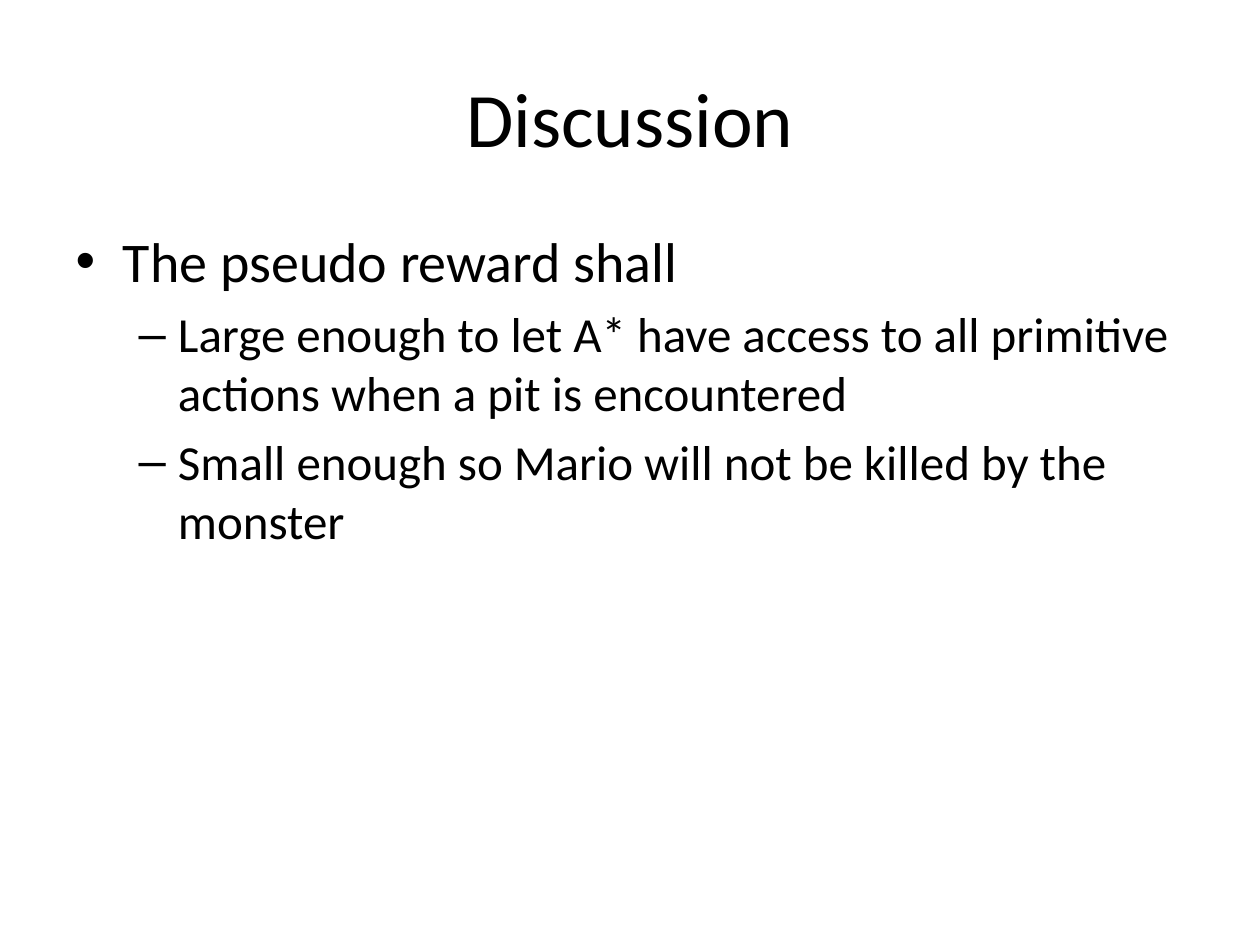
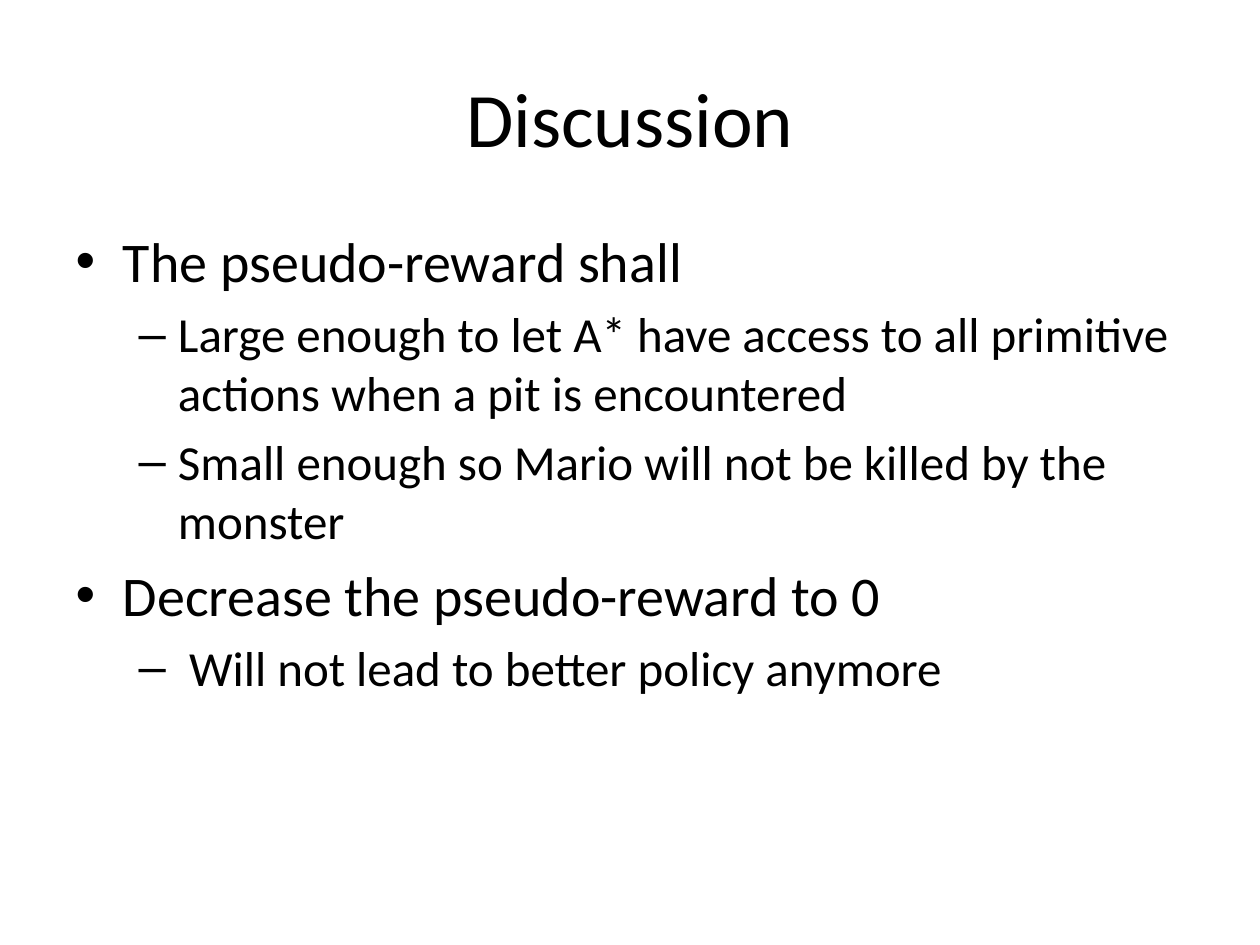
Before and after one commit to lono175/Thesis, a slide deck: slide 40 of OptimalPlanning.pptx (slide 39 before the commit). Drawn at 1260x945 pixels with LibreOffice and Linux fonts; fonts in the diff are those of the drawing. Boxes give left, top, right and bottom in pixels: in the first picture for what was removed or moved away, otherwise in the second. Text is boxed around its words. In the diff, an @@ line names an element or a change of style, - is before the commit and + after.

```diff
--- a/OptimalPlanning.pptx
+++ b/OptimalPlanning.pptx
@@ text at [123, 243, 682, 291]: text changed @@
-• The pseudo reward shall
+• The pseudo-reward shall
@@ text at [123, 577, 941, 694]: paragraphs added @@
+• Decrease the pseudo-reward to 0
+  – Will not lead to better policy anymore
```
Also in this commit, not shown: 2 other slides changed, 3 slides added, 1 slide removed.
